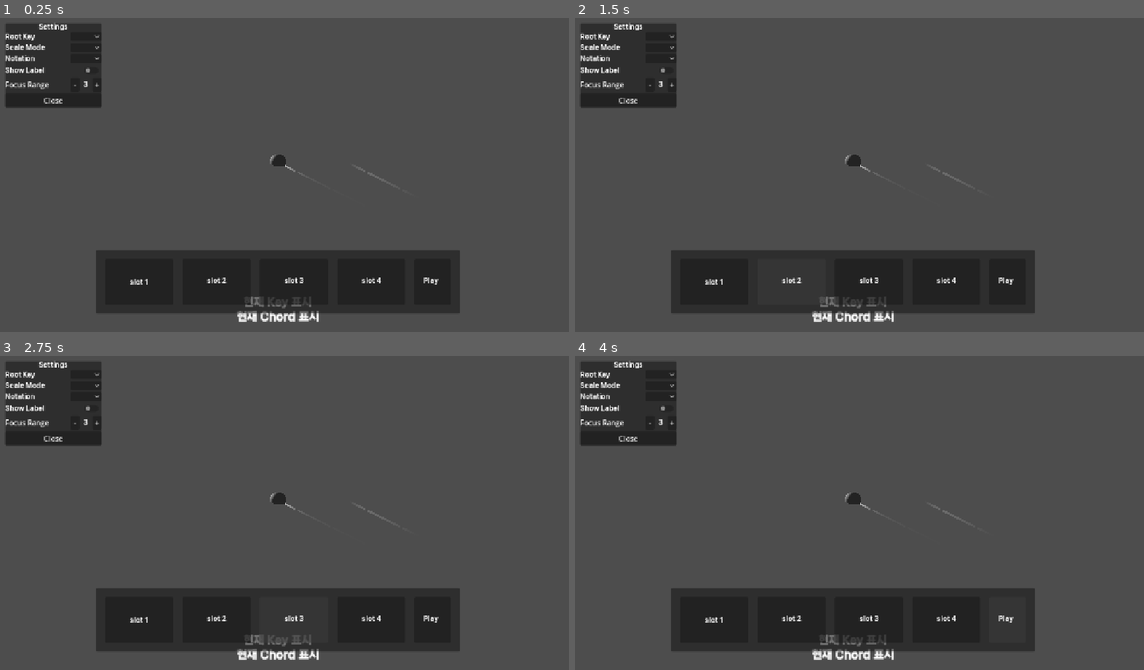
Above: before the commit, frames 1-4 (two rows, left to right).
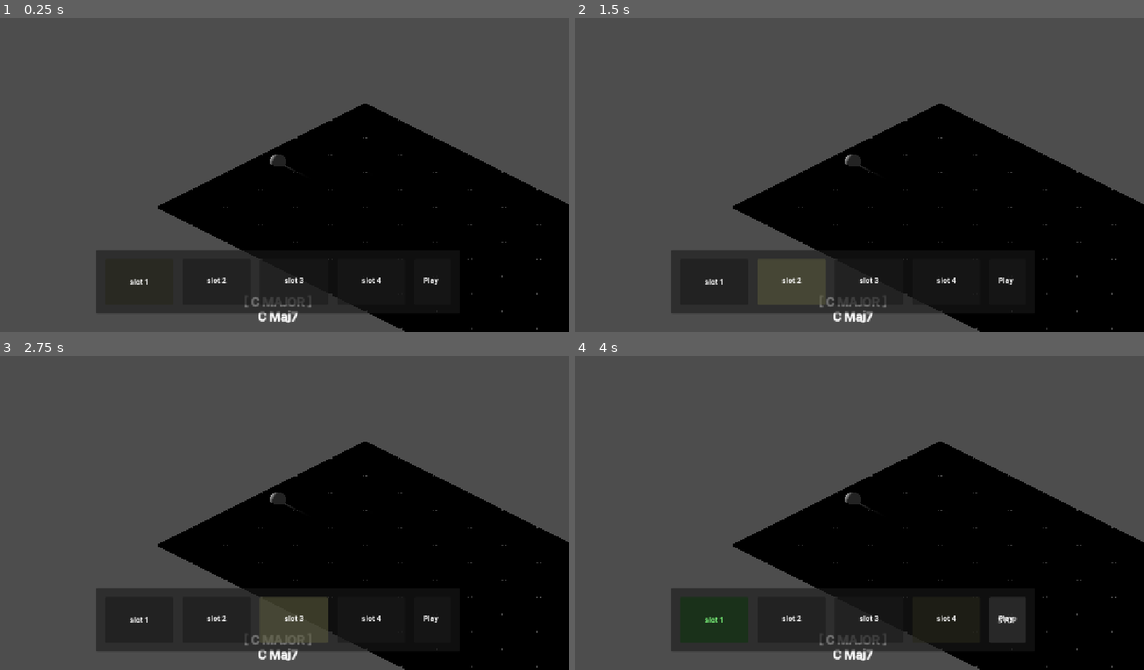
Above: after the commit, the same moments.

Repository: fruitshoo/eartrainer
Game: Godot game, scene res://scenes/main/main.tscn
The game is run twice, just before and just after one commit, with the same random seed, the same clock (stepped at 60 frames per second) and the same inputs. The project has no main scene, so this scene is started directly.
Inputs:
- Up to frame 1 (0.25 s): no input
- Up to frame 2 (1.5 s): click "slot 1" at 0.5 s; click "slot 2" at 1.25 s
- Up to frame 3 (2.75 s): click "slot 3" at 2 s
- Up to frame 4 (4 s): click "slot 4" at 2.75 s; click "Play" at 3.5 s

The runs differ from the first frame. In frame 1, 34% of the frame differs, in the area x 1-100%, y 1-100%; in frame 2, 34%; in frame 3, 34%; in frame 4, 34%.
Error before the commit: Parse Error: Cannot infer the type of "fixed_name" variable because the value doesn't have a set type. (res://core/game_manager.gd:95)

Commit message:
fix: stabilize v0.2 input logic and resolve 1st slot auto-selection bug

Diff:
--- a/core/game_manager.gd
+++ b/core/game_manager.gd
@@ -92,11 +92,13 @@
 ## 음 이름 반환 (노테이션 모드에 따라)
 func get_note_label(midi_note: int) -> String:
 	var pitch_class := midi_note % 12
-	var fixed_name := MusicTheory.NOTE_NAMES_CDE[pitch_class]
+	# [수정] := 대신 : String = 을 사용하여 타입을 명시합니다.
+	var fixed_name: String = MusicTheory.NOTE_NAMES_CDE[pitch_class]
 
 	var relative := (midi_note - current_key) % 12
 	if relative < 0: relative += 12
-	var movable_name := MusicTheory.NOTE_NAMES_DOREMI[relative]
+	# [수정] 여기도 타입을 명시합니다.
+	var movable_name: String = MusicTheory.NOTE_NAMES_DOREMI[relative]
 
 	match current_notation:
 		MusicTheory.NotationMode.CDE:
--- a/core/music_theory.gd
+++ b/core/music_theory.gd
@@ -11,8 +11,8 @@
 # ============================================================
 # CONSTANTS - 음이름
 # ============================================================
-const NOTE_NAMES_CDE := ["C", "C#", "D", "D#", "E", "F", "F#", "G", "G#", "A", "A#", "B"]
-const NOTE_NAMES_DOREMI := ["도", "도#", "레", "레#", "미", "파", "파#", "솔", "솔#", "라", "라#", "시"]
+const NOTE_NAMES_CDE: Array[String] = ["C", "C#", "D", "D#", "E", "F", "F#", "G", "G#", "A", "A#", "B"]
+const NOTE_NAMES_DOREMI: Array[String] = ["도", "도#", "레", "레#", "미", "파", "파#", "솔", "솔#", "라", "라#", "시"]
 
 # ============================================================
 # CONSTANTS - 스케일 & 코드
--- a/core/progression_manager.gd
+++ b/core/progression_manager.gd
@@ -7,6 +7,7 @@
 # ============================================================
 signal slot_selected(index: int)
 signal slot_updated(index: int, data: Dictionary)
+signal selection_cleared
 
 # ============================================================
 # CONSTANTS
@@ -16,10 +17,17 @@
 # ============================================================
 # STATE VARIABLES
 # ============================================================
-var selected_index: int = 0:
+var selected_index: int = -1:
 	set(value):
-		selected_index = clampi(value, 0, SLOT_COUNT - 1)
+		# [핵심 수정] 하한선을 0이 아니라 -1로 변경합니다.
+		selected_index = clampi(value, -1, SLOT_COUNT - 1)
+
+		# UI에 선택 상태를 알립니다.
 		slot_selected.emit(selected_index)
+
+		# 만약 선택이 해제(-1)되었다면 추가 신호를 보냅니다.
+		if selected_index == -1:
+			selection_cleared.emit()
 
 var slots: Array = [null, null, null, null]
 
@@ -32,31 +40,38 @@
 	if selected_index < 0:
 		return
 
-	# 1. 다이어토닉 타입 자동 추론
+	# 1. 다이어토닉 타입 자동 추론 (기존 로직)
 	var chord_type := MusicTheory.get_diatonic_type(
 		midi_note,
 		GameManager.current_key,
 		GameManager.current_mode
 	)
 
-	# 2. 보조키 수정자 적용
+	# 2. 보조키 수정자 적용 (기존 로직)
 	if is_shift:
-		chord_type = "Dom7" # 세컨더리 도미넌트
+		chord_type = "Dom7"
 	elif is_alt:
 		chord_type = MusicTheory.toggle_quality(chord_type)
 
-	# 3. 슬롯 데이터 저장
-	var slot_data := {
-		"root": midi_note,
-		"type": chord_type,
-		"string": string_index
-	}
-
+	# 3. 슬롯 데이터 저장 (기존 로직)
+	var slot_data := {"root": midi_note, "type": chord_type, "string": string_index}
 	slots[selected_index] = slot_data
 	slot_updated.emit(selected_index, slot_data)
 
-	# 4. 현재 코드 상태 동기화
+	# 4. 현재 코드 상태 동기화 (기존 로직)
 	GameManager.current_chord_type = chord_type
+
+	# ==========================================
+	# 🌟 [여기가 핵심 추가 포인트!]
+	# ==========================================
+	# 입력을 마쳤으니 선택된 인덱스를 초기화(-1)합니다.
+	# 이렇게 하면 다음 타일을 클릭해도 첫 번째 줄의 'if selected_index < 0'에서 걸러져서
+	# 코드가 변하지 않고 '멜로디 연습'만 가능해집니다!
+	selected_index = -1
+
+	# UI 버튼의 하이라이트도 꺼달라고 신호를 보냅니다.
+	selection_cleared.emit()
+	# ==========================================
 
 ## 특정 슬롯의 데이터 반환
 func get_slot(index: int) -> Variant:
--- a/ui/sequence/sequence_ui.gd
+++ b/ui/sequence/sequence_ui.gd
@@ -16,6 +16,7 @@
 	_connect_slot_signals()
 	_connect_manager_signals()
 	_highlight_selected(0)
+	ProgressionManager.selection_cleared.connect(_on_selection_cleared)
 
 func _connect_slot_signals() -> void:
 	for i in range(slot_container.get_child_count()):
@@ -45,13 +46,24 @@
 func _on_slot_clicked(index: int) -> void:
 	if index >= ProgressionManager.SLOT_COUNT:
 		return
-	ProgressionManager.selected_index = index
+
+	# [토글 로직] 이미 선택된 슬롯을 다시 누르면 선택 해제(-1), 아니면 선택
+	if ProgressionManager.selected_index == index:
+		ProgressionManager.selected_index = -1
+	else:
+		ProgressionManager.selected_index = index
+
+	# 에러가 났던 '_update_button_visuals()' 대신 기존 함수 호출
+	_highlight_selected(ProgressionManager.selected_index)
 
 func _highlight_selected(selected: int) -> void:
 	for i in range(slot_container.get_child_count()):
 		var slot := slot_container.get_child(i)
 		if slot == play_button:
 			continue
+
+		# 선택된 슬롯(노란색), 나머지(흰색)
+		# selected가 -1이면 모든 슬롯이 Color.WHITE가 됩니다.
 		slot.modulate = Color(1.5, 1.5, 1.0) if i == selected else Color.WHITE
 
 func _update_slot_label(index: int, data: Dictionary) -> void:
@@ -85,3 +97,11 @@
 			slot.modulate = Color(1.5, 1.5, 1.0) # 선택됨 (노란색)
 		else:
 			slot.modulate = Color.WHITE
+
+# ============================================================
+# SIGNALS FROM MANAGER
+# ============================================================
+func _on_selection_cleared():
+	# 타일 입력을 마쳐서 selected_index가 -1이 되었을 때 호출됩니다.
+	# 모든 하이라이트를 끕니다.
+	_highlight_selected(-1)
